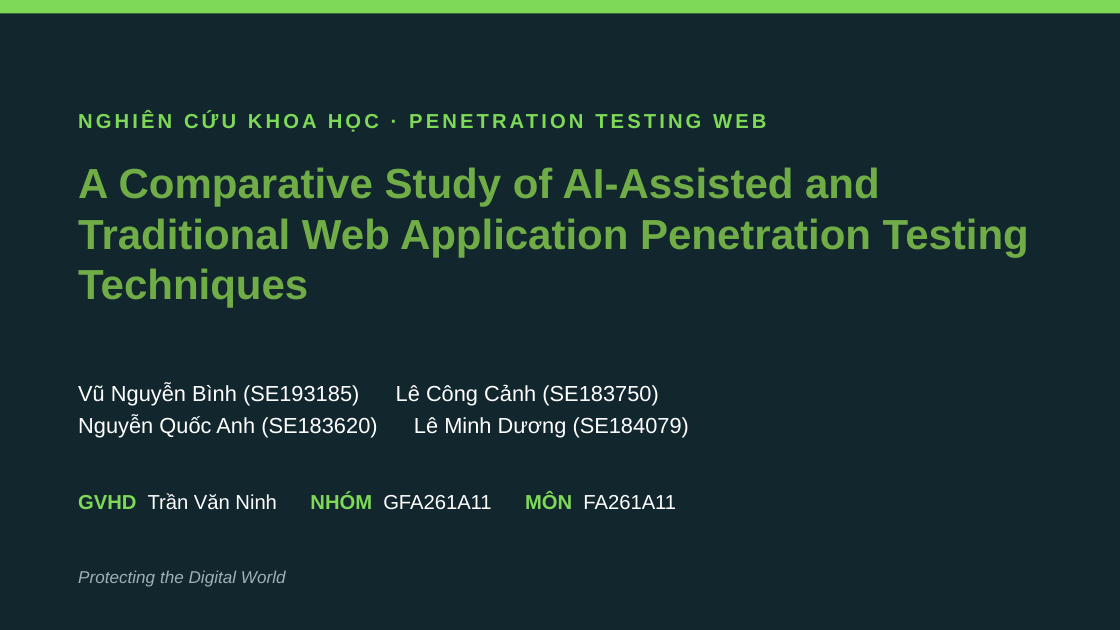
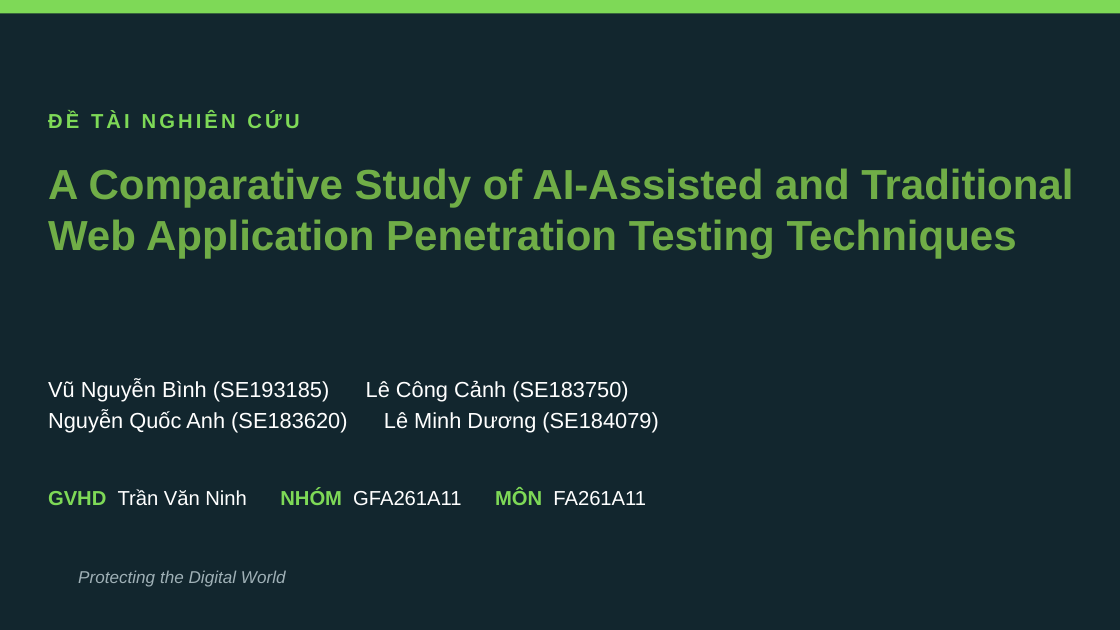
Before and after one commit to VuNguyenBinh/KLTN-FA26, a slide deck: slide 1 of Slide/KTLN_slide.pptx. Drawn at 1120x630 pixels with LibreOffice and Linux fonts; fonts in the diff are those of the drawing. Boxes give left, top, right and bottom in pixels: in the first picture for what was removed or moved away, otherwise in the second. Text is boxed around its words. In the diff, an @@ line names an element or a change of style, - is before the commit and + after.

```diff
--- a/Slide/KTLN_slide.pptx
+++ b/Slide/KTLN_slide.pptx
@@ text at (48,112,299,128): text changed @@
-NGHIÊN CỨU KHOA HỌC · PENETRATION TESTING WEB
+ĐỀ TÀI NGHIÊN CỨU
@@ text "A Comparative Study of AI-Assisted ..." rewrapped from (78,167,1029,308) to (48,168,1073,258) @@
@@ text "Vũ Nguyễn Bình (SE193185) Lê ...": place and size @@
-text "Vũ Nguyễn Bình (SE193185) Lê ..." at (78,384,689,437)
+text "Vũ Nguyễn Bình (SE193185) Lê ..." at (48,380,658,433)
@@ text "GVHD Trần Văn Ninh NHÓM ...": place and size @@
-text "GVHD Trần Văn Ninh NHÓM ..." at (78,493,676,510)
+text "GVHD Trần Văn Ninh NHÓM ..." at (48,489,646,506)
```
Also in this commit, not shown: 1 other file.
